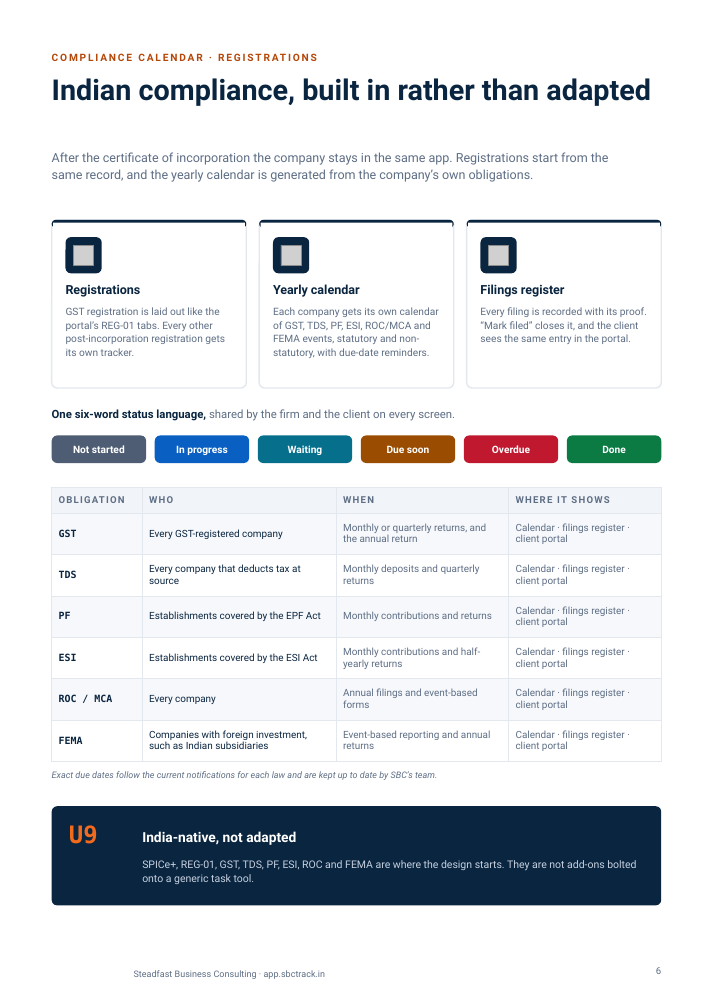
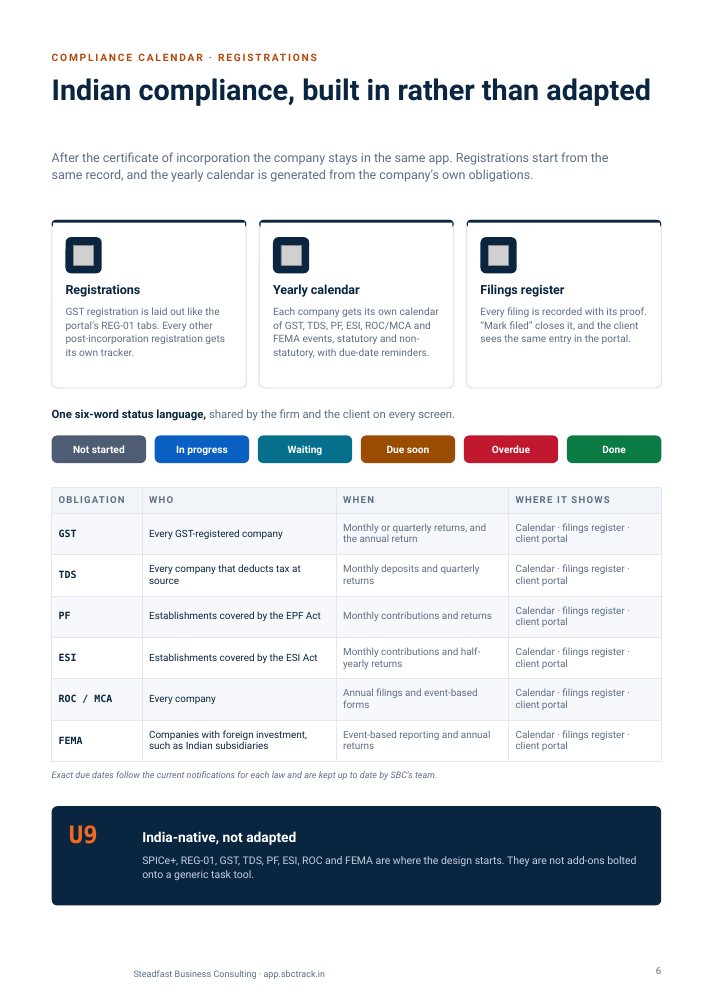
Before and after one commit to abdulfarhath7/vcfo_suite, a slide deck: slide 6 of docs/collateral/vcfo-suite/VCFO_Suite_Brochure.pptx. Drawn at 713x1008 pixels with LibreOffice and Linux fonts; fonts in the diff are those of the drawing; grey boxes stand for pictures; background and template pictures are left out. Boxes give left, top, right and bottom in pixels: in the first picture for what was removed or moved away, otherwise in the second. Text is boxed around its words. In the diff, an @@ line names an element or a change of style, - is before the commit and + after.

```diff
--- a/docs/collateral/vcfo-suite/VCFO_Suite_Brochure.pptx
+++ b/docs/collateral/vcfo-suite/VCFO_Suite_Brochure.pptx
@@ text "SPICe+, REG-01, GST, TDS, PF, ...": place and size @@
-text "SPICe+, REG-01, GST, TDS, PF, ..." at bbox=[142, 860, 636, 884]
+text "SPICe+, REG-01, GST, TDS, PF, ..." at bbox=[142, 856, 636, 880]
```
Also in this commit, not shown: 3 other slides changed, 10 other files.
